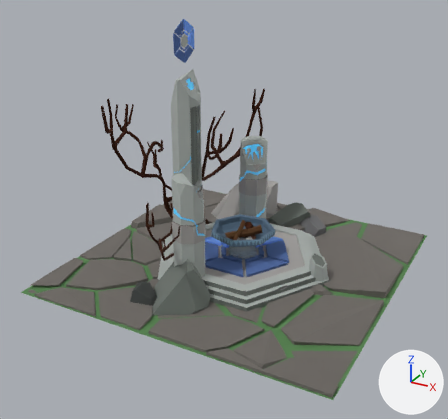
Before and after pictures for a commit that changed the glTF model models/Base.gltf.
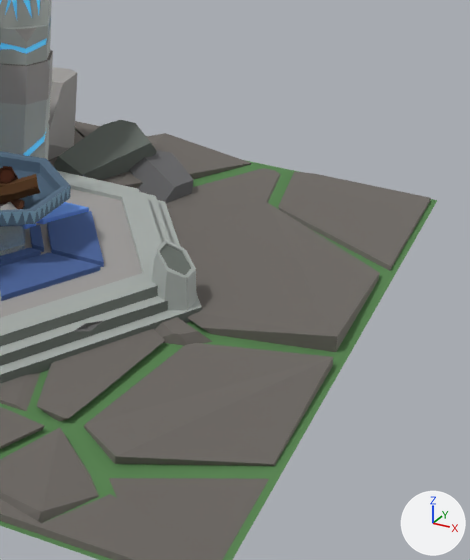
The first picture shows the older version from a 50 mm camera at (8.33, -16.35, 9.93) aimed at (-0.2, -0.84, 2.18). The close-ups show both versions on the part from 55% to 98% of the width and 36% to 92% of the height of that picture; other places that the commit changed are outside them. The lights are fixed; the arrows at lower right show +X, +Y and +Z. Where no turn or scale is listed for an object, it has been applied to the vertices. Vertices at the same position are counted once.

The scene before the commit, as lines of its bpy script (objects in view):
```python
me_mesh_000 = bpy.data.meshes.new('Mesh.000')
me_mesh_000.from_pydata(...)  # 108 vertices, 164 faces; spans x -1.64..1.64, y -1.45..1.45, z -0.12..0.17
me_mesh_000.materials.append(mat_basecolor)  # picture img_basecolor
me_mesh_003 = bpy.data.meshes.new('Mesh.003')
me_mesh_003.from_pydata(...)  # 12 vertices, 12 faces; spans x -0.506..0.511, y -0.441..0.44, z -0.333..0.469
me_mesh_003.materials.append(mat_material_002)  # picture img_transparent_lights
me_plane = bpy.data.meshes.new('Plane')
me_plane.from_pydata([(-5.0, -5.0, 0.0), (5.0, 5.0, 0.0), (-5.0, 5.0, 0.0), (5.0, -5.0, 0.0)], [], [(0, 1, 2), (0, 3, 1)])
me_plane.materials.append(mat_pasto)  # green #578550
ob_coin_001 = bpy.data.objects.new('Coin.001', me_mesh_000)
ob_coin_001.location = (0.06, -0.07, 0.31)
ob_coin_012 = bpy.data.objects.new('Coin.012', me_mesh_003)
ob_coin_012.location = (0.06, -0.07, 0.43)
ob_plane = bpy.data.objects.new('Plane', me_plane)
ob_plane.location = (0.0, 0.0, 0.0)
# also in view: 'Sphere' at (0.03, -0.1, 1.07); 'Cylinder' at (-1.35, 0.0, 3.18); 'Cube.001_cell.001' at (-0.01, 0.02, 0.08); 'Icosphere_cell.026' at (-1.78, 3.26, 0.51); 'Cylinder.001' at (0.0, 0.0, 0.14)
```
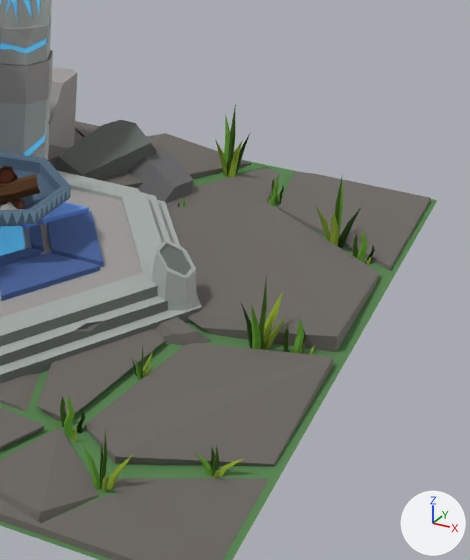
Pixel boxes [x1, y1, x2, y2] of what changed, in the close-ups (470 x 560 px):
'Grass_02.007', added (green): after [241, 281, 287, 350]
'Grass_02.001', added (green): after [215, 103, 250, 177]
'Grass_02.013', added (green): after [315, 173, 361, 248]
'Grass_02.004', added (green): after [83, 429, 133, 492]
'Grass_01.006', added (green): after [55, 395, 85, 443]
'Grass_02.003', added (green): after [195, 446, 244, 478]
'Grass_01.007', added: after [283, 319, 315, 355]
'Grass_01', added: after [351, 231, 375, 266]
'Grass_02.006', added: after [132, 347, 153, 379]
'Grass_01.002', added: after [269, 177, 284, 202]
'Grass_01.003', added: after [267, 186, 281, 206]
'Coin.012', deleted: before [1, 247, 25, 256]
part 1 of me_mesh_000, recoloured: [0, 226, 25, 256] in both

Diff of the bpy script that builds the scene:
```diff
--- a/models/Base.gltf.py
+++ b/models/Base.gltf.py
@@ me_mesh_000 @@
 me_mesh_000.from_pydata(...)  # 108 vertices, 164 faces; spans x -1.64..1.64, y -1.45..1.45, z -0.12..0.17
+# me_mesh_000 part 1: 20 faces spanning x -0.51..0.51, y -0.44..0.44, z -0.12..0.17 switch from mat_basecolor (picture img_basecolor) to mat_emissive (cyan #8eeaff)
@@ ob_coin_012 @@
-ob_coin_012 = bpy.data.objects.new('Coin.012', me_mesh_003)
@@ ob_grass_02_013 @@
+ob_grass_02_013 = bpy.data.objects.new('Grass_02.013', me_untitled_020)  # 85 vertices, 150 faces; spans x -0.293..0.303, y -0.411..0.354, z -0.014..1.215; in mat_basecolor (picture img_basecolor)
+ob_grass_02_013.location = (4.04, 2.77, -0.06)
@@ ob_grass_02_007 @@
+ob_grass_02_007 = bpy.data.objects.new('Grass_02.007', me_untitled_010)  # 85 vertices, 150 faces; spans x -0.312..0.294, y -0.339..0.386, z -0.014..1.212; in mat_basecolor (picture img_basecolor)
+ob_grass_02_007.location = (4.0, -0.37, -0.12)
@@ ob_grass_02_006 @@
+ob_grass_02_006 = bpy.data.objects.new('Grass_02.006', me_untitled_009)  # 85 vertices, 150 faces; spans x -0.153..0.144, y -0.166..0.189, z -0.007..0.593; in mat_basecolor (picture img_basecolor)
+ob_grass_02_006.location = (2.93, -1.66, -0.12)
@@ ob_grass_02_004 @@
+ob_grass_02_004 = bpy.data.objects.new('Grass_02.004', me_untitled_007)  # 85 vertices, 150 faces; spans x -0.232..0.273, y -0.184..0.186, z -0.01..0.893; in mat_basecolor (picture img_basecolor)
+ob_grass_02_004.location = (3.41, -3.89, -0.12)
@@ ob_grass_02_003 @@
+ob_grass_02_003 = bpy.data.objects.new('Grass_02.003', me_untitled_006)  # 85 vertices, 150 faces; spans x -0.232..0.273, y -0.184..0.186, z -0.005..0.411; in mat_basecolor (picture img_basecolor)
+ob_grass_02_003.location = (4.38, -3.09, -0.03)
@@ ob_grass_02_001 @@
+ob_grass_02_001 = bpy.data.objects.new('Grass_02.001', me_untitled_004)  # 85 vertices, 150 faces; spans x -0.232..0.254, y -0.326..0.273, z -0.015..1.274; in mat_basecolor (picture img_basecolor)
+ob_grass_02_001.location = (1.97, 4.34, -0.06)
@@ ob_grass_01_007 @@
+ob_grass_01_007 = bpy.data.objects.new('Grass_01.007', me_untitled_019)  # 85 vertices, 150 faces; spans x -0.186..0.215, y -0.195..0.152, z -0.004..0.615; in mat_basecolor (picture img_basecolor)
+ob_grass_01_007.location = (4.43, -0.26, -0.08)
@@ ob_grass_01_006 @@
+ob_grass_01_006 = bpy.data.objects.new('Grass_01.006', me_untitled_018)  # 85 vertices, 150 faces; spans x -0.168..0.139, y -0.177..0.134, z -0.004..0.615; in mat_basecolor (picture img_basecolor)
+ob_grass_01_006.location = (2.67, -3.14, -0.08)
@@ ob_grass_01_003 @@
+ob_grass_01_003 = bpy.data.objects.new('Grass_01.003', me_untitled_002)  # 85 vertices, 150 faces; spans x -0.126..0.097, y -0.138..0.12, z -0.003..0.397; in mat_basecolor (picture img_basecolor)
+ob_grass_01_003.location = (2.91, 3.65, -0.07)
@@ ob_grass_01_002 @@
+ob_grass_01_002 = bpy.data.objects.new('Grass_01.002', me_untitled_001)  # 85 vertices, 150 faces; spans x -0.107..0.094, y -0.122..0.093, z -0.003..0.397; in mat_basecolor (picture img_basecolor)
+ob_grass_01_002.location = (2.86, 3.9, -0.02)
@@ ob_grass_01 @@
+ob_grass_01 = bpy.data.objects.new('Grass_01', me_untitled_018.copy())
+ob_grass_01.location = (4.53, 2.48, -0.08)
```
